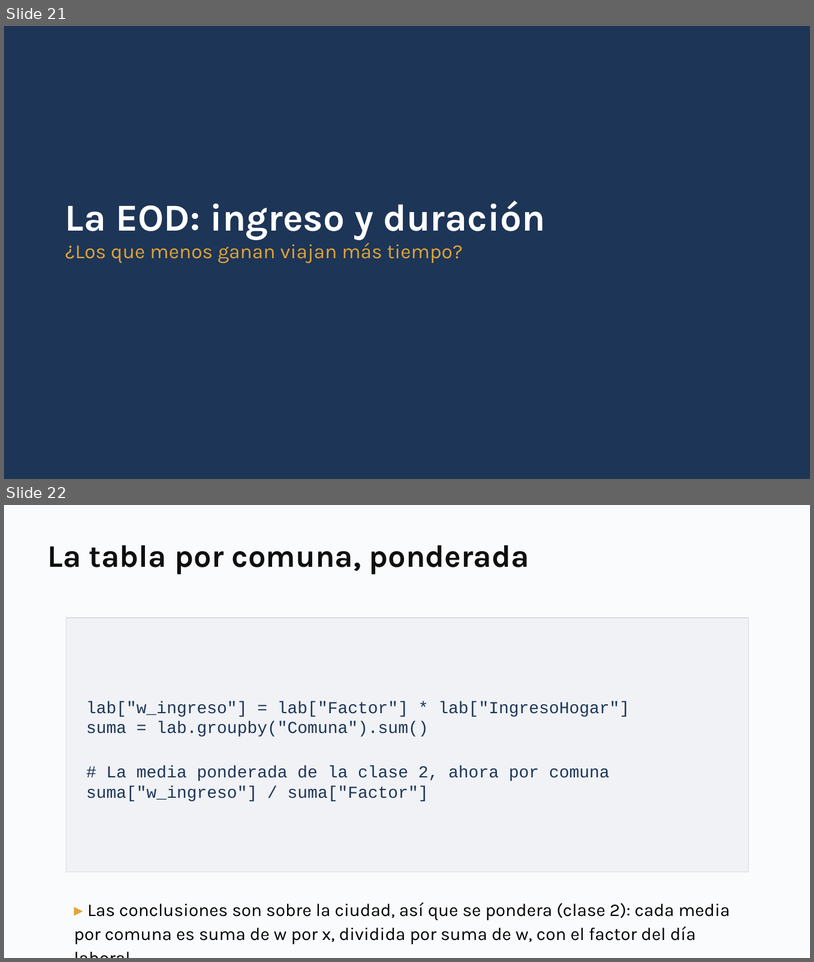
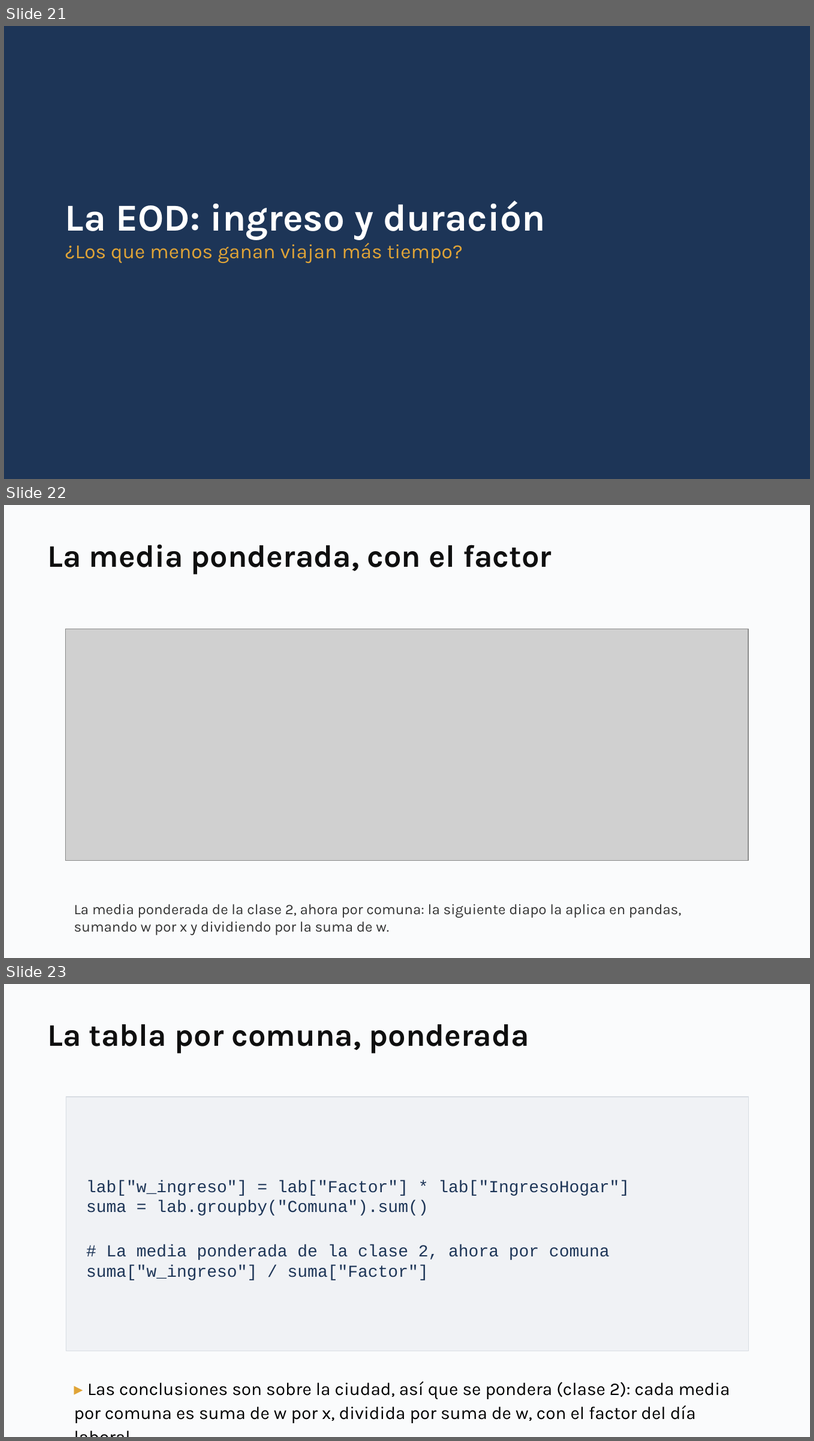
Before and after one commit to daniopitz/diplomado-cdd, a slide deck: presentaciones/clase03_eda_bivariado.pptx. Shown one above the other, each under a label of ours: slides 21 and 22 before the commit, slides 21, 22 and 23 after it. The pictures are 814x962 and 814x1441 pixels, drawn with LibreOffice and Linux fonts; fonts in the diff are those of the drawing; grey boxes stand for pictures. Boxes give left, top, right and bottom in pixels: in the first picture for what was removed or moved away, otherwise in the second. Text is boxed around its words. In the diff, an @@ line names an element or a change of style, - is before the commit and + after.

```diff
--- a/presentaciones/clase03_eda_bivariado.pptx
+++ b/presentaciones/clase03_eda_bivariado.pptx
@@ slide 22 added at [4,505,810,958], background #FFFFFF @@
@@ rectangle added at [4,505,810,958], fill #FAFBFC @@
@@ text added at [47,544,552,574], 28 pt, text #0F0F0F, bold @@
+La media ponderada, con el factor
@@ picture added at [65,629,749,861] @@
@@ text added at [74,904,682,935], 13 pt, text #333333 @@
+La media ponderada de la clase 2, ahora por comuna: la siguiente diapo la aplica en pandas, sumando w por x y dividiendo por la suma de w.
@@ what was slide 22 is now slide 23 @@
```
Also in this commit, not shown: 8 slides changed, 4 other slides added, 1 slide removed, 3 other files.
